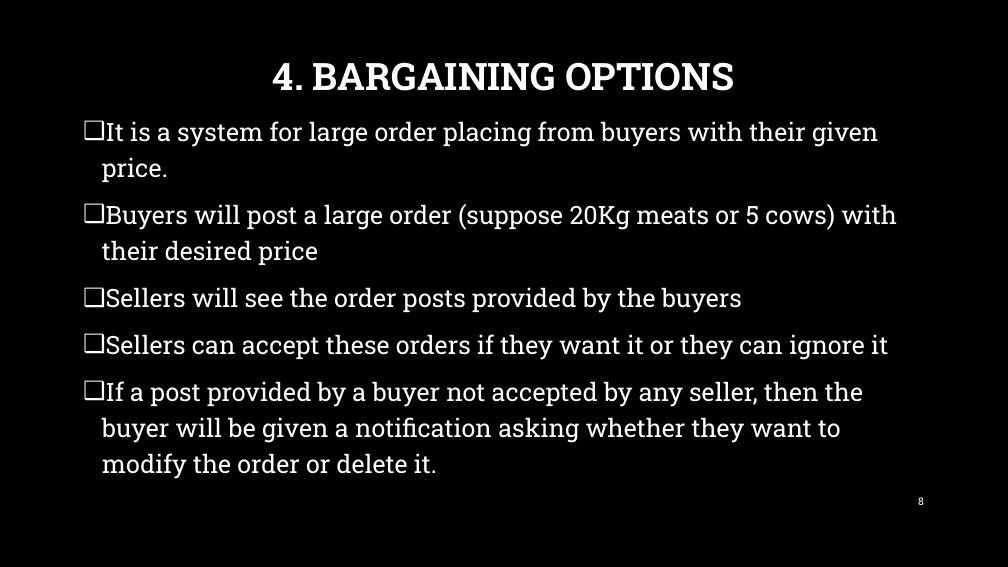
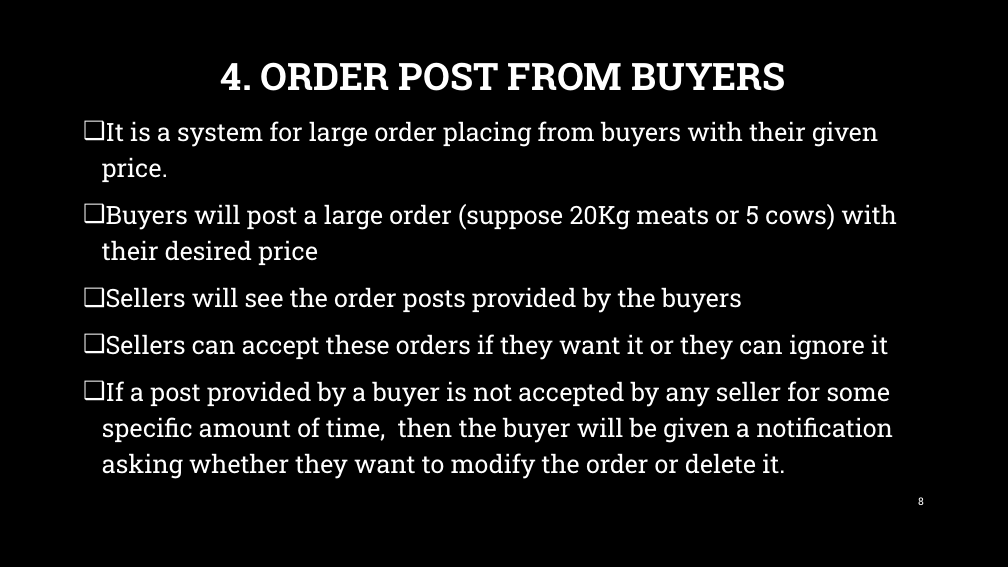
Before and after one commit to nafiislam/cse-326-collab-repo, a slide deck: slide 8 of Scope Fix/MooMarket_asolei_final.pptx. Drawn at 1008x567 pixels with LibreOffice and Linux fonts; fonts in the diff are those of the drawing; background and template pictures are left out. Boxes give left, top, right and bottom in pixels: in the first picture for what was removed or moved away, otherwise in the second. Text is boxed around its words. In the diff, an @@ line names an element or a change of style, - is before the commit and + after.

```diff
--- a/Scope Fix/MooMarket_asolei_final.pptx
+++ b/Scope Fix/MooMarket_asolei_final.pptx
@@ title at box(221, 62, 785, 91): text changed @@
-4. BARGAINING OPTIONS
+4. ORDER POST FROM BUYERS
@@ text at box(102, 381, 893, 479): text changed @@
-❑ If a post provided by a buyer not accepted by any seller, then the buyer will be given a notification asking whether they want to modify the order or delete it.
+❑ If a post provided by a buyer is not accepted by any seller for some specific amount of time, then the buyer will be given a notification asking whether they want to modify the order or delete it.
```
Also in this commit, not shown: 4 other slides changed, 5 other files.
